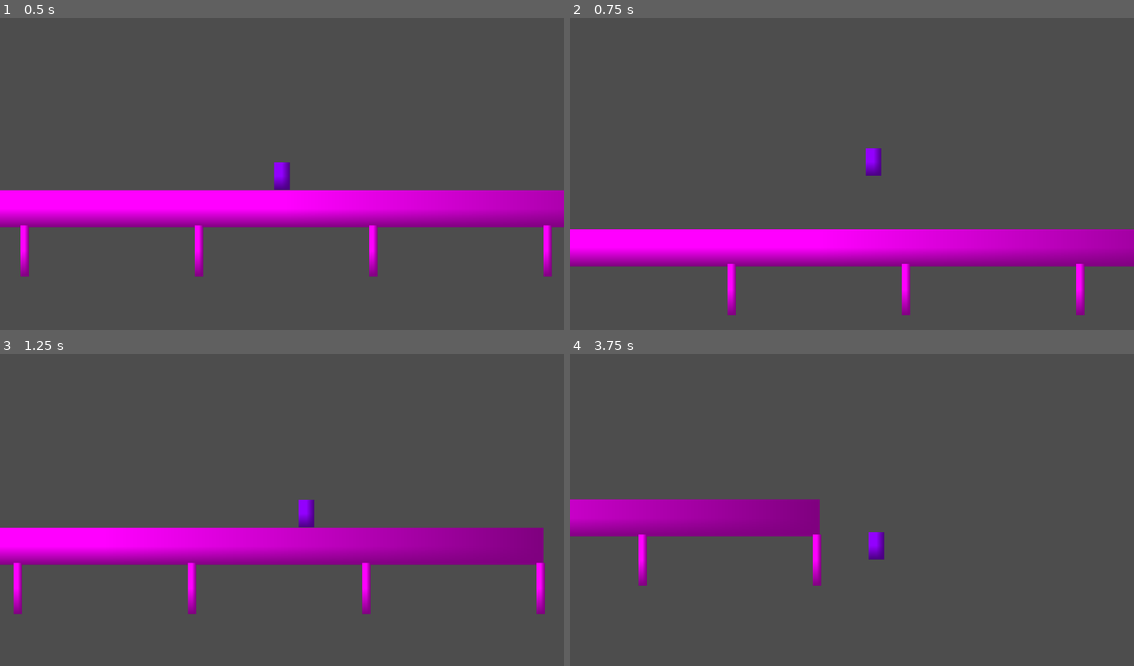
Above: before the commit, frames 1-4 (two rows, left to right).
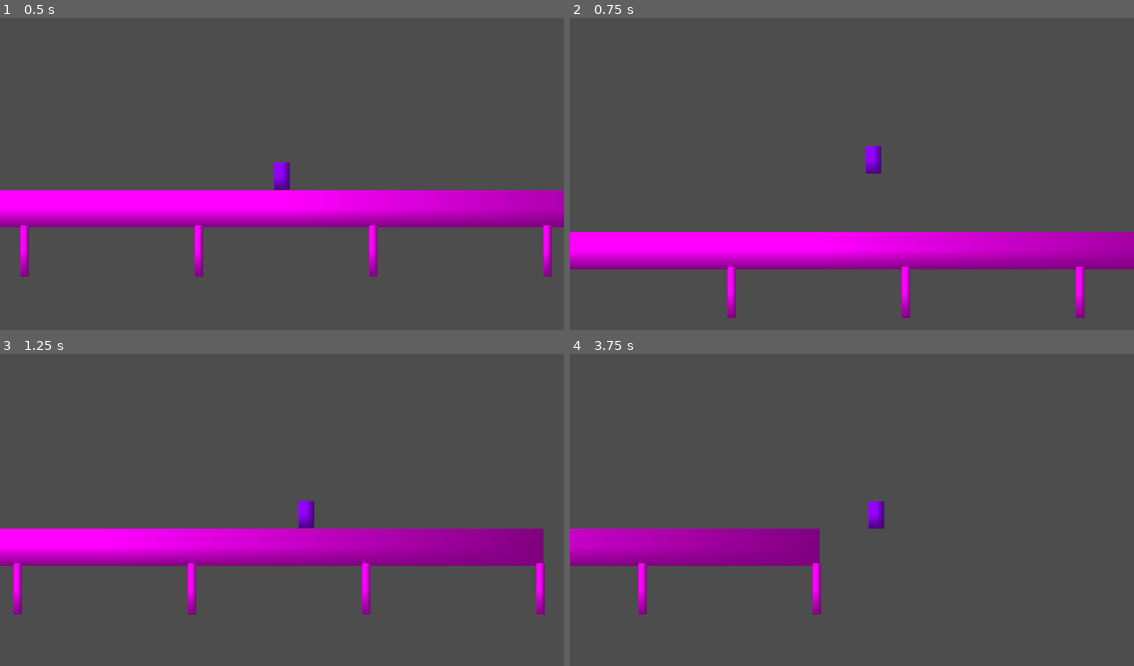
Above: after the commit, the same moments.

Repository: sharwenn-dev/cerulean_eclipse
Game: Godot game, scene res://scenes/test_world.tscn
The game is run twice, just before and just after one commit, with the same random seed, the same clock (stepped at 60 frames per second) and the same inputs.
Inputs:
- Up to frame 1 (0.5 s): no input
- Up to frame 2 (0.75 s): tap Enter (ui_accept) at 0.5 s; hold D (ui_right) from 0.53 s (still down)
- Up to frame 3 (1.25 s): keep holding D (ui_right); tap Enter (ui_accept) at 0.77 s
- Up to frame 4 (3.75 s): tap Enter (ui_accept) at 1.52, 3.02 s; release D (ui_right) at 2.03 s; hold A (ui_left) 2.03-2.78 s; hold D (ui_right) from 2.78 s (still down)

Frame 1 is identical in both runs. In frame 2, 2.0% of the frame differs, in the area x 0-100%, y 41-97%; in frame 3, 0.8%; in frame 4, 9.9%, in the area x 0-56%, y 46-84%.

Commit message:
10/17/2025 Coyote Jump and Optimizations
- added coyote jump
- made my code cleaner and less shit
- probably need to comment on some parts more and remove old comments

Diff:
--- a/entities/player.gd
+++ b/entities/player.gd
@@ -1,20 +1,26 @@
 extends CharacterBody2D
-
 
 const SPEED = 300.0
 const JUMP_VELOCITY = -400.0
+
 # YOU CAN FORMAT THESE VARIABLES HOWEVER YOU WANT, IDK HOW THE CLEAN WAY TO DO IT IS
 # apparently making your falling gravity more than base makes it feel more snappy. so this is how i did that. also has support if you want to add more for flying or aerial combat.
 @export var base_gravity = 1000.0
 @export var falling_gravity = 4000.0
 var gravity = base_gravity
-# jump buffer stuff
+
+# jump stuff
 var jump_buffer = 0.0
 @export var buffer_time = 0.8
+var can_coyote = true
+var coyote_time = 0.0
+var added_coyote_time = 1.0
+
 # probably make a state machine at some point around here
 # made the state machine at some point under here V
-enum States {IDLE,JUMPING,FALLING,ON_GROUND,HOVERING}
+enum States {IDLE, JUMPING, FALLING, ON_GROUND, HOVERING}
 var state: States = States.IDLE
+
 # for now everything other than data and reset is default code for CharacterBody2D
 # arrow keys are already replaced with wasd <-- should probably make them custom inputs instead of ui inputs
 @export var data = {
@@ -22,52 +28,84 @@
 	"health": 100,
 	"hover": 100,
 }
+
+# dictionary of per-state enter functions (removes long if/elif chain)
+var state_handlers := {}
+
+func _ready():
+	state_handlers = {
+		States.IDLE: _enter_idle,
+		States.JUMPING: _enter_jumping,
+		States.FALLING: _enter_falling,
+		States.ON_GROUND: _enter_on_ground,
+		States.HOVERING: _enter_hovering,
+	}
+
 func set_state(new_state) -> void:
 	# warning here that doesn't matter
 	var previous_state := state
 	state = new_state
+
 	# probably replace this block of elifs with something else, not good enough at godot to know what.
+	# (it's replaced now; the comments stay)
+	if state_handlers.has(state):
+		state_handlers[state].call()
 
-	# you can remove any of these prints if you want
-	if state == States.IDLE:
-		print("State is idle.")
-	elif state == States.JUMPING:
-		print("Jumping")
-		gravity = base_gravity
+# These still do what your original if/elif blocks did
+# you can remove any of these prints if you want
+func _enter_idle():
+	print("Idle")
+	gravity = base_gravity
 
-	elif state == States.ON_GROUND:
-		gravity = base_gravity
-	elif state == States.FALLING:
-		print("Falling")
-		gravity = falling_gravity
-		#Play idle animation or whatever you wanna do
+func _enter_jumping():
+	gravity = base_gravity
+
+func _enter_on_ground():
+	gravity = base_gravity
+
+func _enter_falling():
+	gravity = falling_gravity
+	#Play idle animation or whatever you wanna
+
+func _enter_hovering():
+	gravity = 0  # placeholder for hover logic
+
 func _physics_process(delta: float) -> void:
 	# Add the gravity.
+	if not is_on_floor():
 
-	if not is_on_floor():
-		velocity.y  += gravity * delta
+		if coyote_time <= 0.0:
+			velocity.y += gravity * delta
 
 		# checks if velocity is up or down to enable falling def gonna need some reworks with hovering lol
 		if velocity.y > 0:
 			set_state(States.FALLING)
+		#elif velocity.y > 0:
 
 	#Handle decreasing the jump buffer each frame
-
 	# Handle jump.
-	# if jump buffer is above zero reduce it each frame
+	# if jump buffer or coyote time is above zero reduce it each frame | probably could make this into the same thing
 	if jump_buffer > 0.0:
 		jump_buffer -= 5 * delta
-		print(jump_buffer)
+	elif coyote_time > 0.0:
+		coyote_time -= 5 * delta
+
+	if is_on_floor() and coyote_time <= 0.0:
+		coyote_time = added_coyote_time
+
 	# if jump buffer is above zero and player is on the floor then jump
 	if jump_buffer > 0.0 and is_on_floor():
 		set_state(States.JUMPING)
 		velocity.y = JUMP_VELOCITY
+	# coyote jump
+	elif not is_on_floor() and coyote_time > 0.0 and jump_buffer > 0.0:
+		coyote_time = 0.0
+		set_state(States.JUMPING)
+		velocity.y = JUMP_VELOCITY
+
 	# set jump buffer on space hit
 	if Input.is_action_just_pressed("ui_accept"):
 		jump_buffer = buffer_time
-
-
-
 
 	# R is reset button for testing
 	if Input.is_action_just_pressed("reset"):
